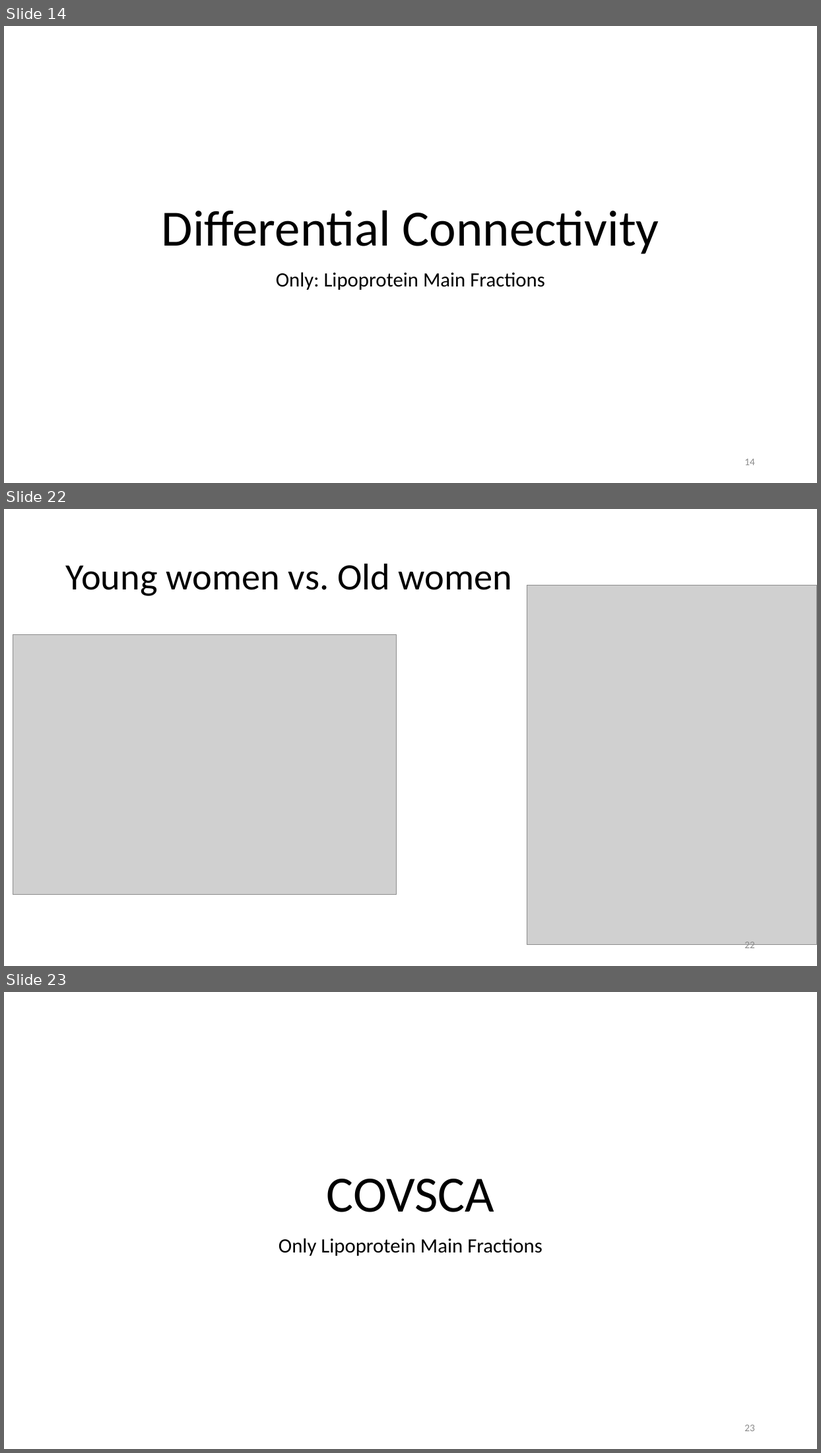
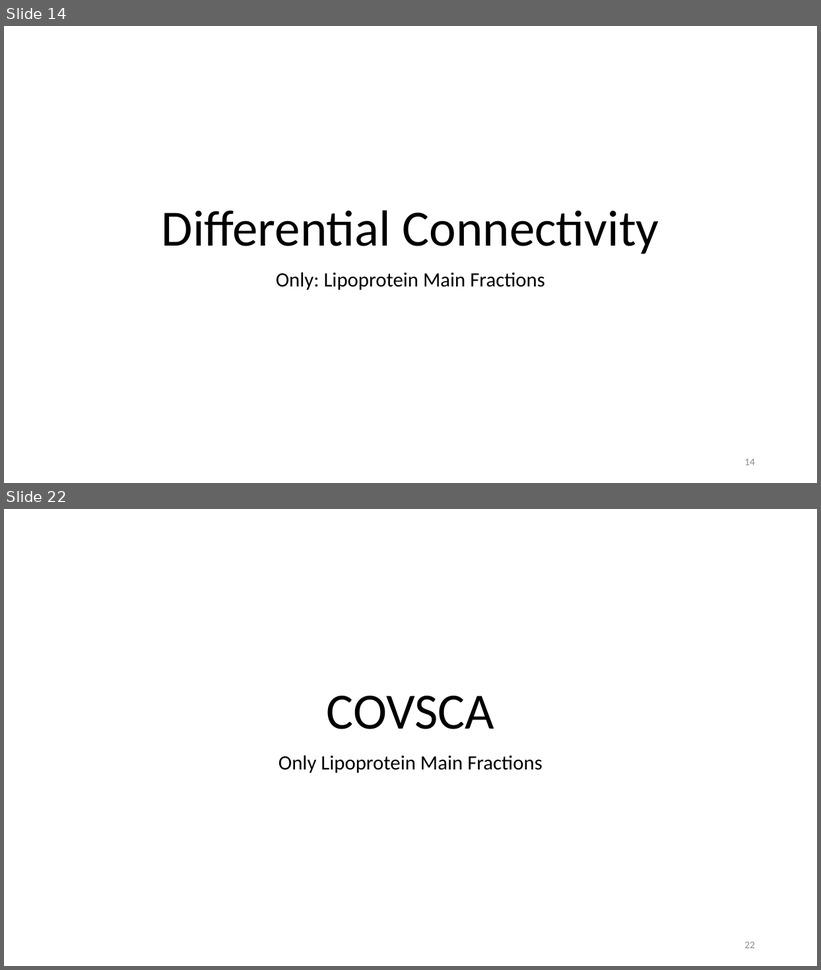
Before and after one commit to Yasmijnb/Git_Research-Practice, a slide deck: Results.pptx. Shown one above the other, each under a label of ours: slides 14, 22 and 23 before the commit, slides 14 and 22 after it; the slides between them are not shown. The pictures are 821x1453 and 821x970 pixels, drawn with LibreOffice and Linux fonts; fonts in the diff are those of the drawing; grey boxes stand for pictures. Boxes give left, top, right and bottom in pixels: in the first picture for what was removed or moved away, otherwise in the second. Text is boxed around its words. In the diff, an @@ line names an element or a change of style, - is before the commit and + after.

```diff
--- a/Results.pptx
+++ b/Results.pptx
@@ slide 22 removed at [4, 509, 817, 966], background #FFFFFF @@
@@ title removed at [66, 563, 512, 596] @@
-Young women vs. Old women
@@ picture removed at [527, 586, 817, 946] @@
@@ picture removed at [13, 635, 396, 896] @@
@@ page number removed at [745, 942, 755, 952] @@
-22
@@ what was slide 23 is now slide 22 @@
@@ page number at [745, 942, 755, 949]: text changed @@
-23
+22
```
Also in this commit, not shown: 2 slides changed, 9 slides added, 8 other slides removed, 4 other files.
